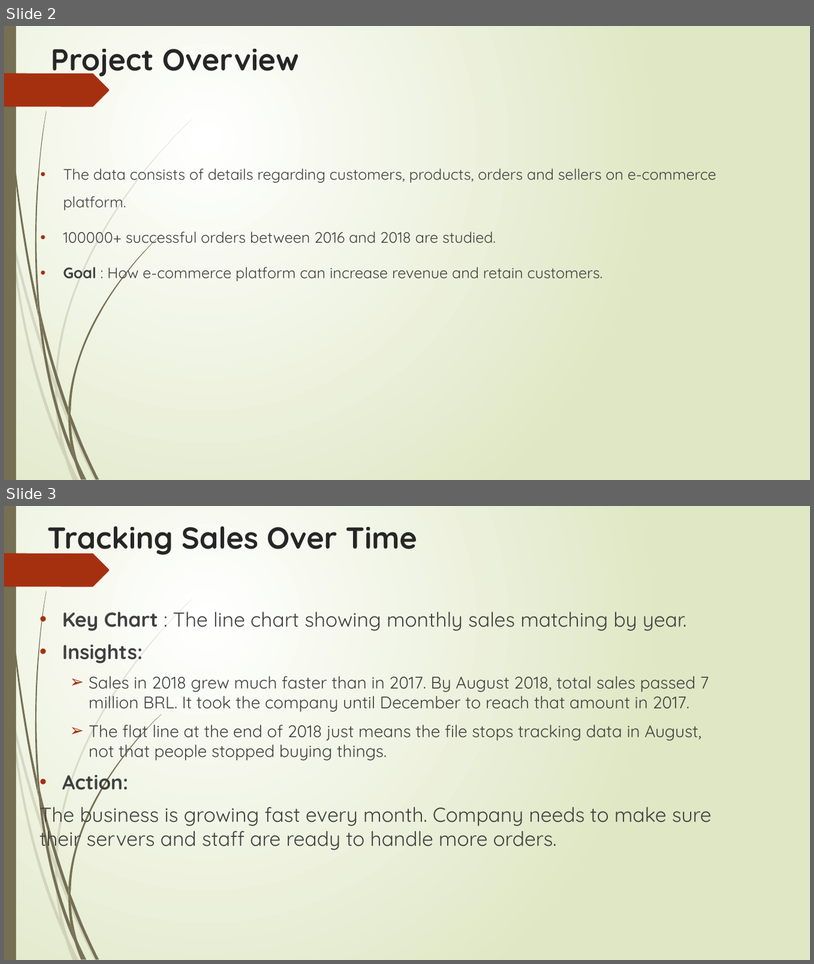
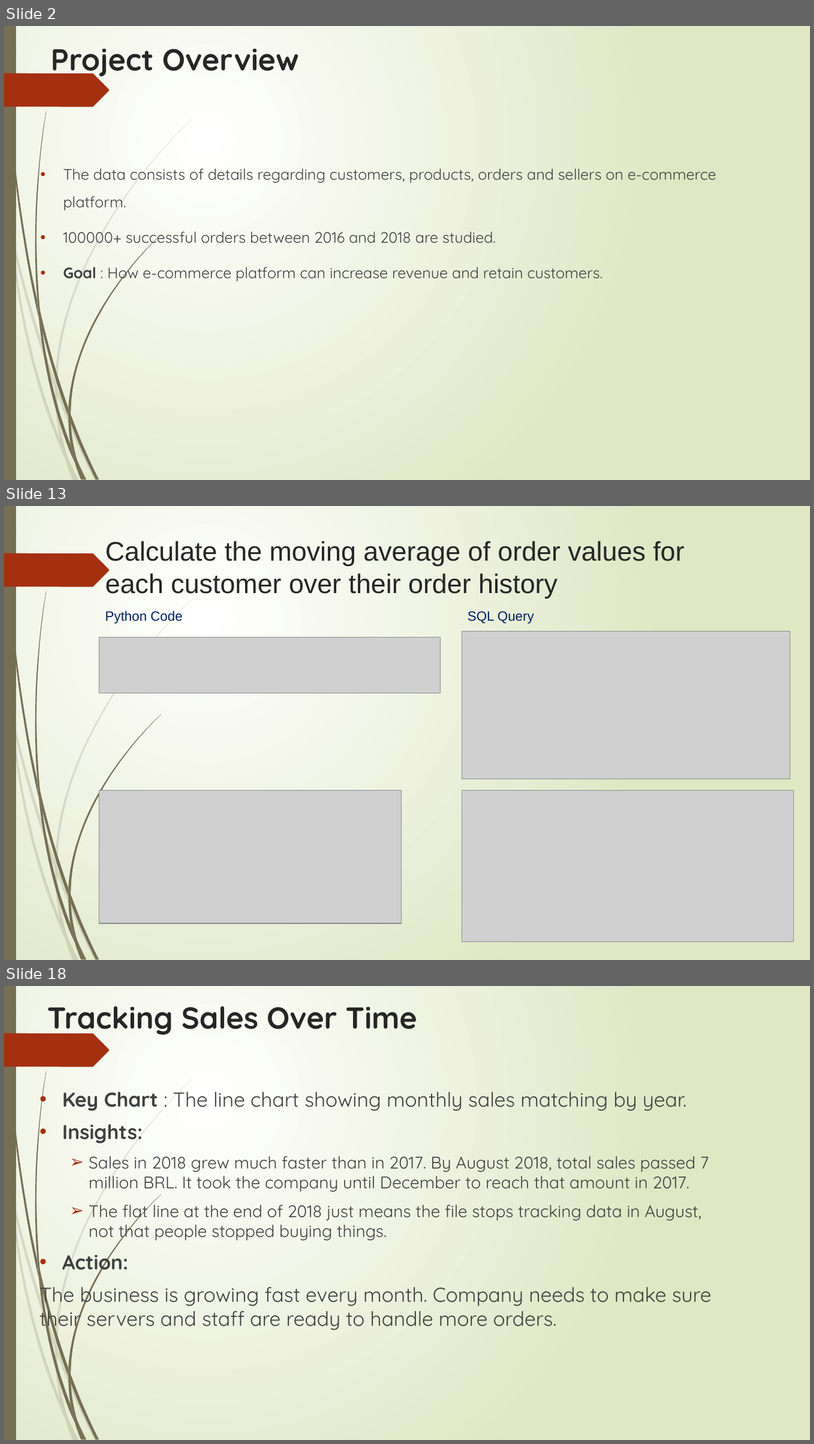
Before and after one commit to pallavigosarr/ecommerce-analytics, a slide deck: Presentation/Executive_summary_&_Insights.pptx. Shown one above the other, each under a label of ours: slides 2 and 3 before the commit, slides 2, 13 and 18 after it; the slides between them are not shown. The pictures are 814x964 and 814x1444 pixels, drawn with LibreOffice and Linux fonts; fonts in the diff are those of the drawing; grey boxes stand for pictures. Boxes give left, top, right and bottom in pixels: in the first picture for what was removed or moved away, otherwise in the second. Text is boxed around its words. In the diff, an @@ line names an element or a change of style, - is before the commit and + after.

```diff
--- a/Presentation/Executive_summary_&_Insights.pptx
+++ b/Presentation/Executive_summary_&_Insights.pptx
@@ slide 13 added at [4,506,810,960], background gradient #FFFFFF to #DFE8C4; not listed: 24 template elements that a slide beside it also shows @@
@@ title added at [105,541,684,598], 32 pt, text #262626 @@
+Calculate the moving average of order values for each customer over their order history
@@ text added at [105,610,182,624], 16 pt, text #002060 @@
+Python Code
@@ text added at [468,611,534,624], 16 pt, text #002060 @@
+SQL Query
@@ picture added at [462,631,791,780] @@
@@ picture added at [99,637,441,694] @@
@@ picture added at [99,790,402,924] @@
@@ picture added at [462,790,795,942] @@
@@ what was slide 3 is now slide 18 @@
```
Also in this commit, not shown: 14 other slides added.
